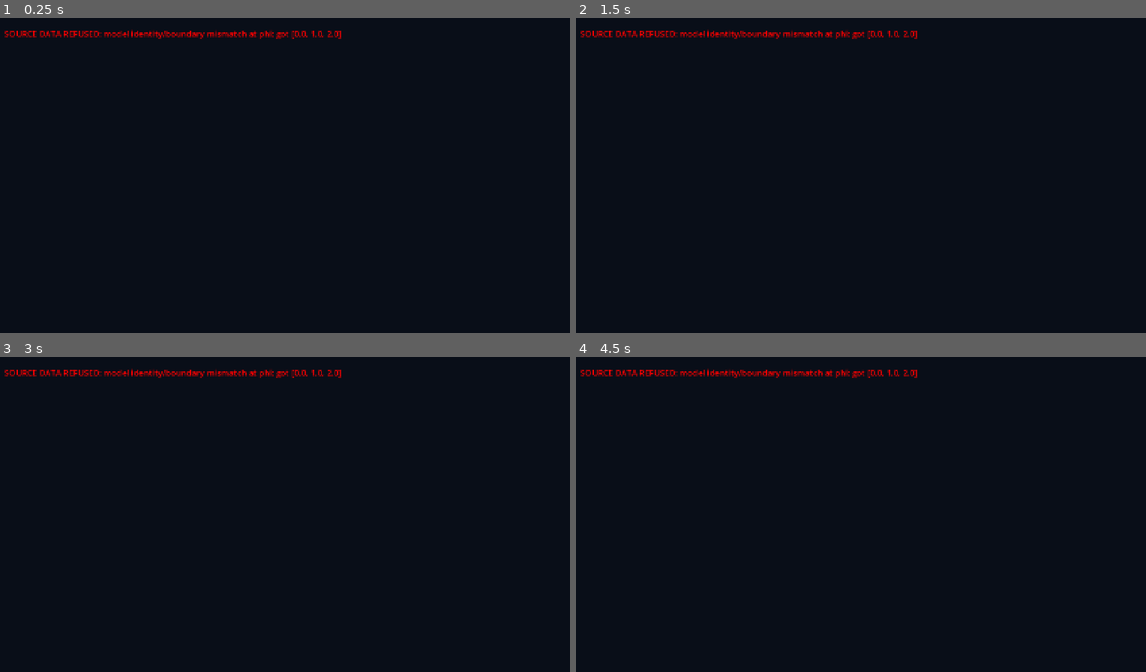
Above: before the commit, frames 1-4 (two rows, left to right).
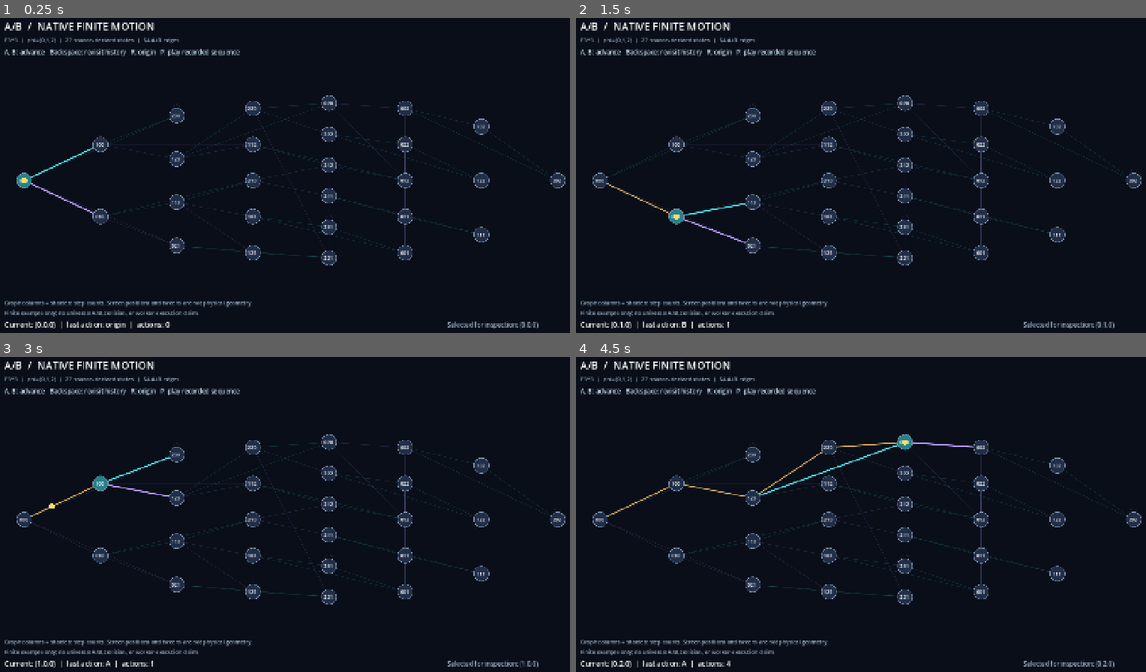
Above: after the commit, the same moments.

Repository: huntingthereferent/autobots-assemble
Game: Godot game, scene res://main.tscn
Same seed, same stepped clock (60 frames per second), same inputs: the game is played once before the commit and once after it.
Inputs (mouse positions are in pixels of both pictures, inside the frame that each line leads up to):
- Up to frame 1 (0.25 s): no input
- Up to frame 2 (1.5 s): tap Enter at 0.5 s; tap B at 0.6 s; click (866, 178) at 0.67 s; tap Space at 1.25 s; move the mouse to (747, 194) at 1.27 s; hold A from 1.28 s (still down); tap Backspace at 1.35 s
- Up to frame 3 (3 s): tap Enter at 2 s; move the mouse to (353, 445) at 2.02 s; release A at 2.03 s; tap R at 2.1 s; tap Space at 2.75 s; move the mouse to (262, 583) at 2.77 s; tap P at 2.85 s; click (262, 583) at 2.92 s
- Up to frame 4 (4.5 s): tap Enter at 3.5 s; move the mouse to (1049, 568) at 3.52 s; hold A from 3.53 s (still down); tap B at 3.6 s; tap Space at 4.25 s; move the mouse to (684, 467) at 4.27 s; tap Backspace at 4.35 s

The runs differ from the first frame. In frame 1, 7.0% of the frame differs, in the area x 0-100%, y 1-99%; in frame 2, 7.0%; in frame 3, 7.0%; in frame 4, 7.2%.

Commit message:
Treat Godot JSON integer-valued arrays as numeric states, preserving exact finite comparisons

Diff:
--- a/views/godot_ab/main.gd
+++ b/views/godot_ab/main.gd
@@ -85,9 +85,7 @@
     var expected: Dictionary = {
         "schema": SCHEMA,
         "source": "work.arc_like_maze.math.World",
-        "phi": [0, 1, 2],
         "depth": 3,
-        "origin": [0, 0, 0],
         "state_count": 27,
         "positions": "editorial BFS-depth projection; no physical distance claim",
     }
@@ -95,6 +93,12 @@
         if _source.get(field) != expected[field]:
             return _fail("model identity/boundary mismatch at " + str(field)
                 + ": got " + str(_source.get(field)))
+    # JSON numbers are imported by Godot as floats. Check the exact
+    # admissible finite values, not Variant array element types.
+    if not _valid_state(_source.get("phi")) or _key(_source["phi"]) != "0,1,2":
+        return _fail("finite phi values differ from selected source")
+    if not _valid_state(_source.get("origin")) or _key(_source["origin"]) != "0,0,0":
+        return _fail("finite origin values differ from selected source")
     var nodes: Variant = _source.get("nodes")
     if not (nodes is Array) or nodes.size() != 27:
         return _fail("wrong finite node count")
@@ -106,7 +110,7 @@
         if _rows.has(k):
             return _fail("duplicated native state")
         for action in ["A", "B"]:
-            if not _valid_state(row.get(action)) or row[action] != _step(state, action):
+            if not _valid_state(row.get(action)) or _key(row[action]) != _key(_step(state, action)):
                 return _fail("A/B edge contradicts source finite rules")
         if typeof(row.get("depth")) != TYPE_INT and typeof(row.get("depth")) != TYPE_FLOAT:
             return _fail("invalid graph depth")
@@ -143,7 +147,8 @@
     var trace: Variant = _source.get("demo_states")
     if not (actions is String) or actions.length() > 64 or not (trace is Array):
         return _fail("unbounded or missing native sample trace")
-    if trace.size() != actions.length() + 1 or trace[0] != _source["origin"]:
+    if (trace.size() != actions.length() + 1 or not _valid_state(trace[0])
+            or _key(trace[0]) != _key(_source["origin"])):
         return _fail("sample trace has wrong endpoints")
     var sample: Array = _source["origin"]
     for i in range(actions.length()):
@@ -151,7 +156,7 @@
         if action != "A" and action != "B":
             return _fail("unknown native action in sample")
         sample = _rows[_key(sample)][action]
-        if sample != trace[i + 1]:
+        if not _valid_state(trace[i + 1]) or _key(sample) != _key(trace[i + 1]):
             return _fail("sample sequence does not replay through native edges")
     _current = origin
     _inspected = origin
